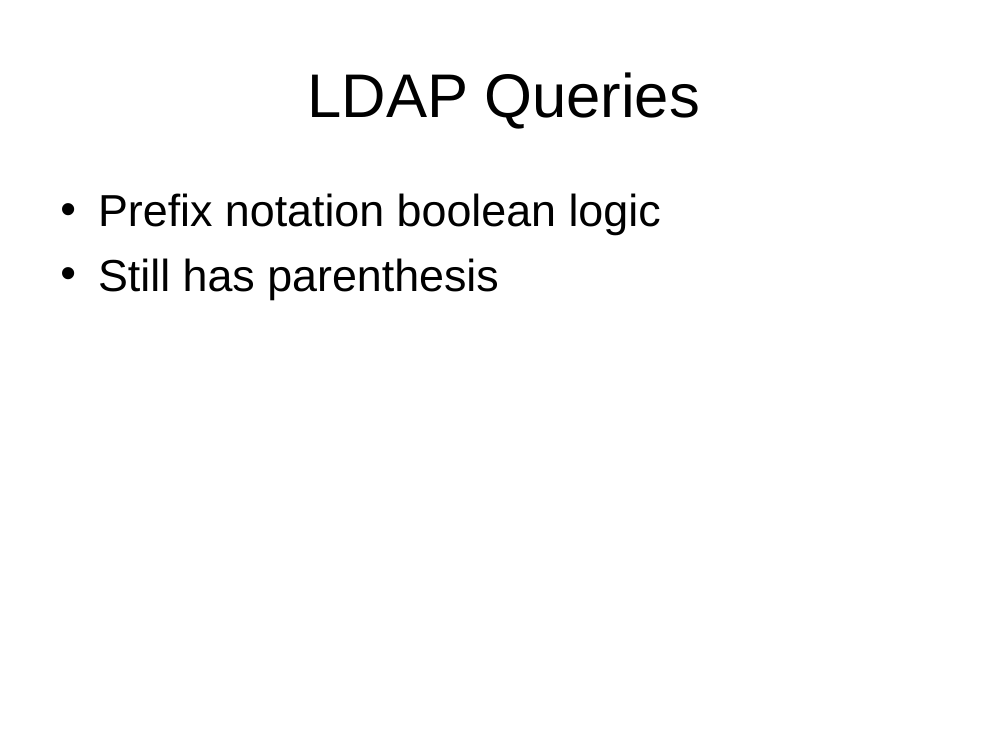
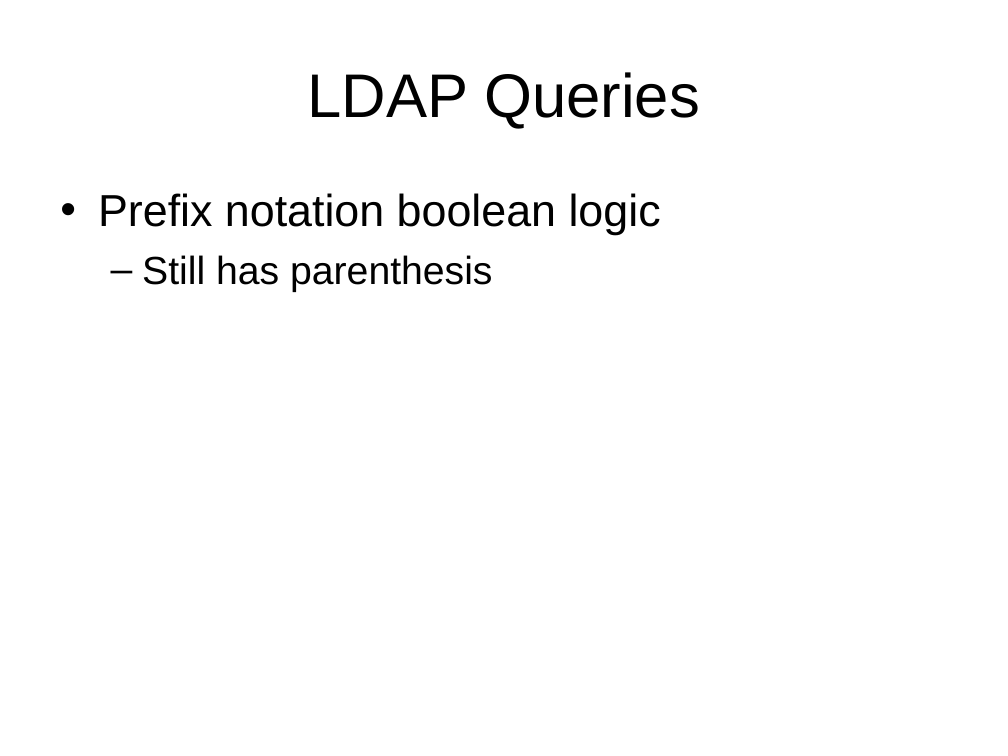
Before and after one commit to LIPHP/LDAP-Talk, a slide deck: slide 8 of Docs/LIPHP-Using LDAP with PHP.ppt. Drawn at 1008x756 pixels with LibreOffice and Linux fonts; fonts in the diff are those of the drawing. Boxes give left, top, right and bottom in pixels: in the first picture for what was removed or moved away, otherwise in the second. Text is boxed around its words. In the diff, an @@ line names an element or a change of style, - is before the commit and + after.

```diff
--- a/Docs/LIPHP-Using LDAP with PHP.ppt
+++ b/Docs/LIPHP-Using LDAP with PHP.ppt
@@ text at (142, 255, 492, 292): size 32 to 28 pt in "Still has parenthesis"; bullet • to –; list level 1 to 2 in "Still has parenthesis" @@
```
Also in this commit, not shown: 3 other slides changed, 2 slides added.
